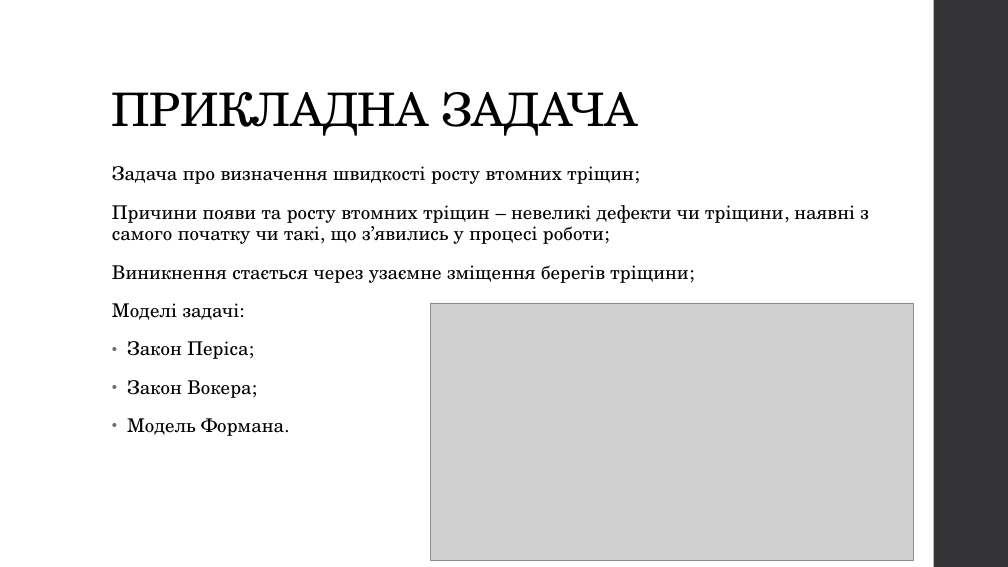
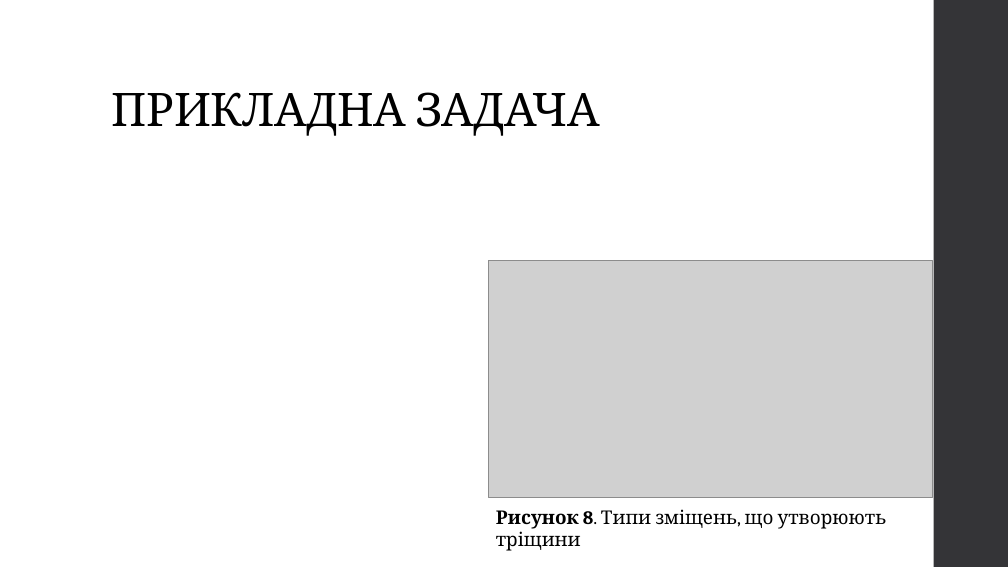
Before and after one commit to Romchyk-S/Thesis, a slide deck: slide 9 of Застосування методів машинного навчання для прогнозування елементів конструкцій-1.pptx. Drawn at 1008x567 pixels with LibreOffice and Linux fonts; fonts in the diff are those of the drawing; grey boxes stand for pictures. Boxes give left, top, right and bottom in pixels: in the first picture for what was removed or moved away, otherwise in the second. Text is boxed around its words. In the diff, an @@ line names an element or a change of style, - is before the commit and + after.

```diff
--- a/Застосування методів машинного навчання для прогнозування елементів конструкцій-1.pptx
+++ b/Застосування методів машинного навчання для прогнозування елементів конструкцій-1.pptx
@@ title "ПРИКЛАДНА ЗАДАЧА" at [112,92,599,136]: font TeX Gyre Schola to Cambria @@
@@ text removed at [112,166,868,436] @@
-Задача про визначення швидкості росту втомних тріщин;
-Причини появи та росту втомних тріщин – невеликі дефекти чи тріщини, наявні з самого початку чи такі, що з’явились у процесі роботи;
-Виникнення стається через узаємне зміщення берегів тріщини;
-Моделі задачі:
-• Закон Періса;
-• Закон Вокера;
-• Модель Формана.
@@ picture: place and size @@
-picture at [430,303,913,560]
+picture at [488,261,933,498]
@@ text added at [496,509,887,551], 18 pt, text #000000 @@
+Рисунок 8. Типи зміщень, що утворюють тріщини
```
Also in this commit, not shown: 13 other slides changed, 16 other files.
